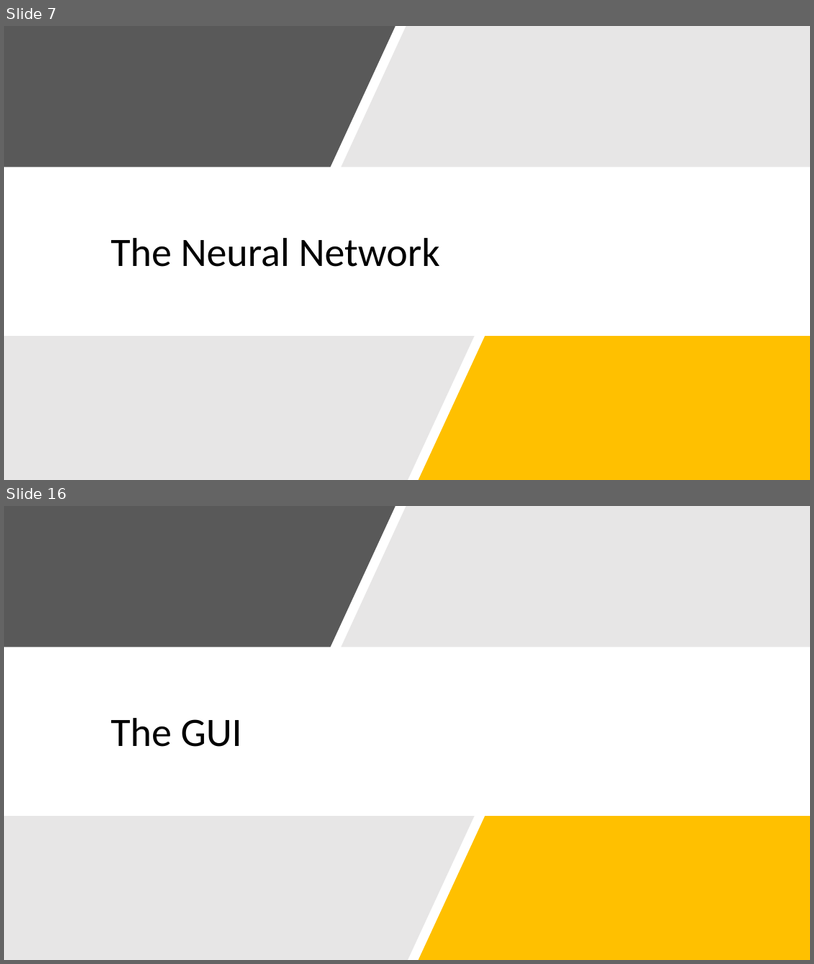
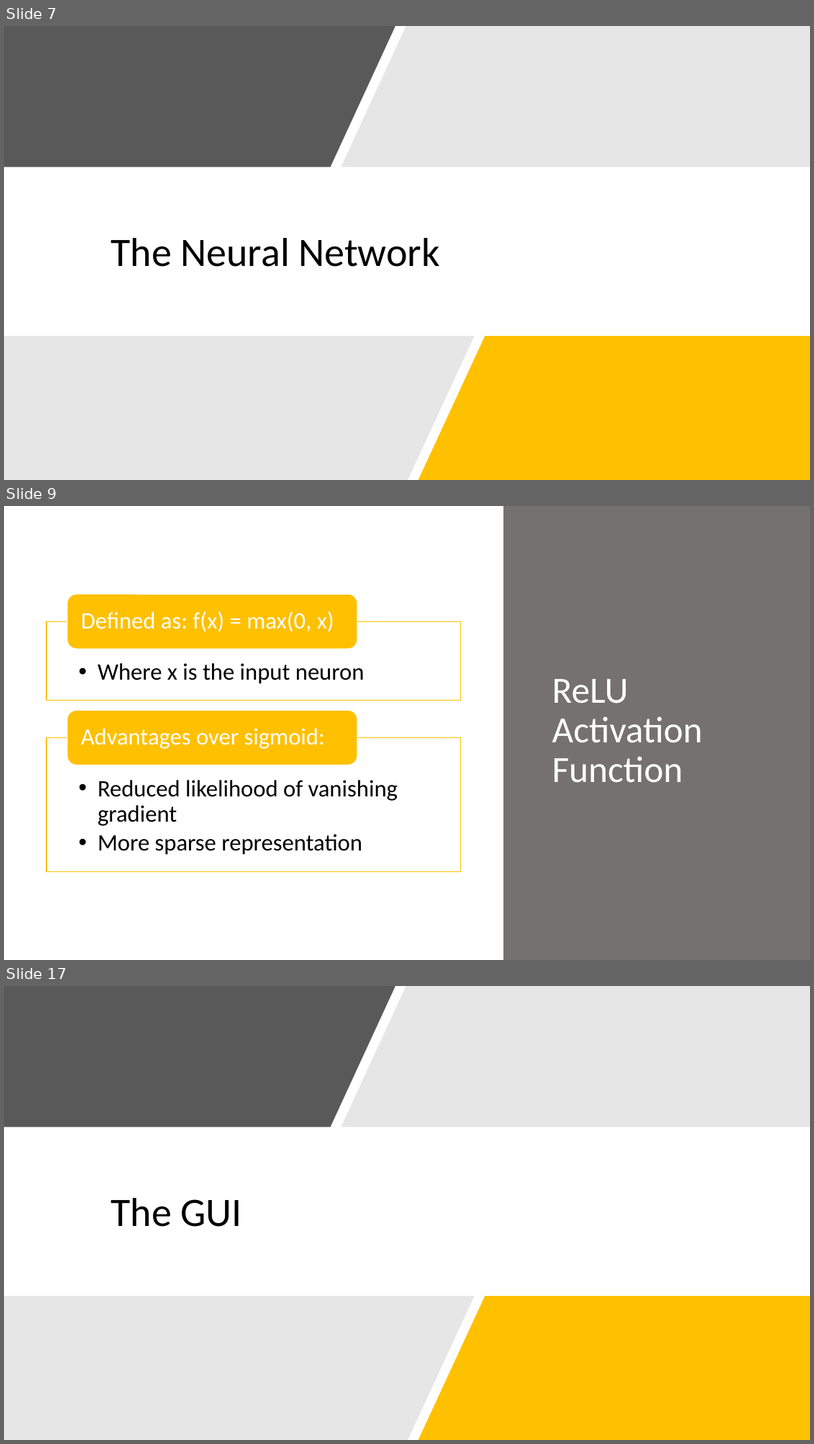
Before and after one commit to ChrisKalahiki/CNN-for-BelgiumTS-and-MNIST, a slide deck: RIPMazeRunner.pptx. Shown one above the other, each under a label of ours: slides 7 and 16 before the commit, slides 7, 9 and 17 after it; the slides between them are not shown. The pictures are 814x964 and 814x1444 pixels, drawn with LibreOffice and Linux fonts; fonts in the diff are those of the drawing. Boxes give left, top, right and bottom in pixels: in the first picture for what was removed or moved away, otherwise in the second. Text is boxed around its words. In the diff, an @@ line names an element or a change of style, - is before the commit and + after.

```diff
--- a/RIPMazeRunner.pptx
+++ b/RIPMazeRunner.pptx
@@ slide 9 added at box(4, 506, 810, 960), background #FFFFFF @@
@@ rectangle added at box(504, 506, 810, 960), fill #767171 @@
@@ title added at box(553, 679, 703, 782), 44 pt, text #FFFFFF @@
+ReLU Activation Function
@@ group added at box(46, 595, 461, 872): 4 texts, 2 rectangles, 2 rounded rectangles @@
+  • Where x is the input neuron
+Defined as: f(x) = max(0, x)
+  • Reduced likelihood of vanishing gradient
+  • More sparse representation
+Advantages over sigmoid:
@@ what was slide 16 is now slide 17 @@
```
Also in this commit, not shown: 2 slides changed, 6 other slides added, 6 slides removed.
